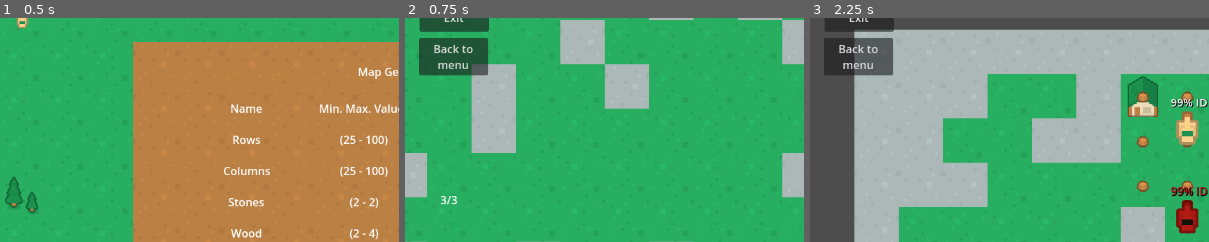
Above: before the commit, frames 1-3 (left to right).
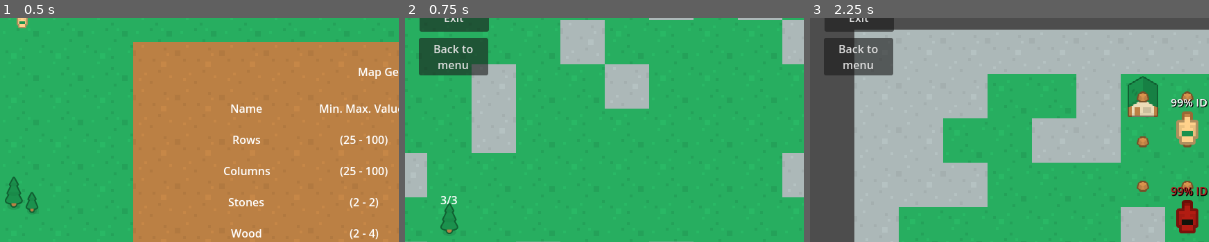
Above: after the commit, the same moments.

Repository: ApostolisSiampanis/intelligent-agents
Game: Godot game, scene res://scenes/input_screen.tscn
The game is run twice, just before and just after one commit, with the same random seed, the same clock (stepped at 60 frames per second) and the same inputs.
Inputs:
- Up to frame 1 (0.5 s): no input
- Up to frame 2 (0.75 s): click "Start" at 0.5 s
- Up to frame 3 (2.25 s): click "Show Map" at 1.25 s; click "Show Agent" at 2 s
The pictures show only the part of the screen within x 0-50%, y 5-55%; the shares and areas given below are measured in that part.

Frame 1 is identical in both runs. In frame 2, 0.4% of the frame differs, in the area x 8-14%, y 82-97%; in frame 3, nothing differs.

Commit message:
Update map_generator.tscn

Diff:
--- a/scenes/map_generator.tscn
+++ b/scenes/map_generator.tscn
@@ -12,8 +12,6 @@
 margins = Vector2i(32, 32)
 separation = Vector2i(32, 32)
 texture_region_size = Vector2i(64, 64)
-0:0/0 = 0
-0:0/0/custom_data_0 = "grass"
 7:4/0 = 0
 7:4/0/custom_data_0 = "stone"
 9:5/0 = 0
@@ -22,12 +20,11 @@
 7:6/0/custom_data_0 = "village"
 5:6/0 = 0
 5:6/0/custom_data_0 = "village"
-1:4/0 = 0
-1:4/0/custom_data_0 = "tree"
 3:1/0 = 0
 3:1/0/custom_data_0 = "wall"
-0:6/0 = 0
 4:5/0 = 0
+7:3/0 = 0
+0:0/0 = 0
 
 [sub_resource type="TileSet" id="TileSet_vw3px"]
 tile_size = Vector2i(64, 64)
